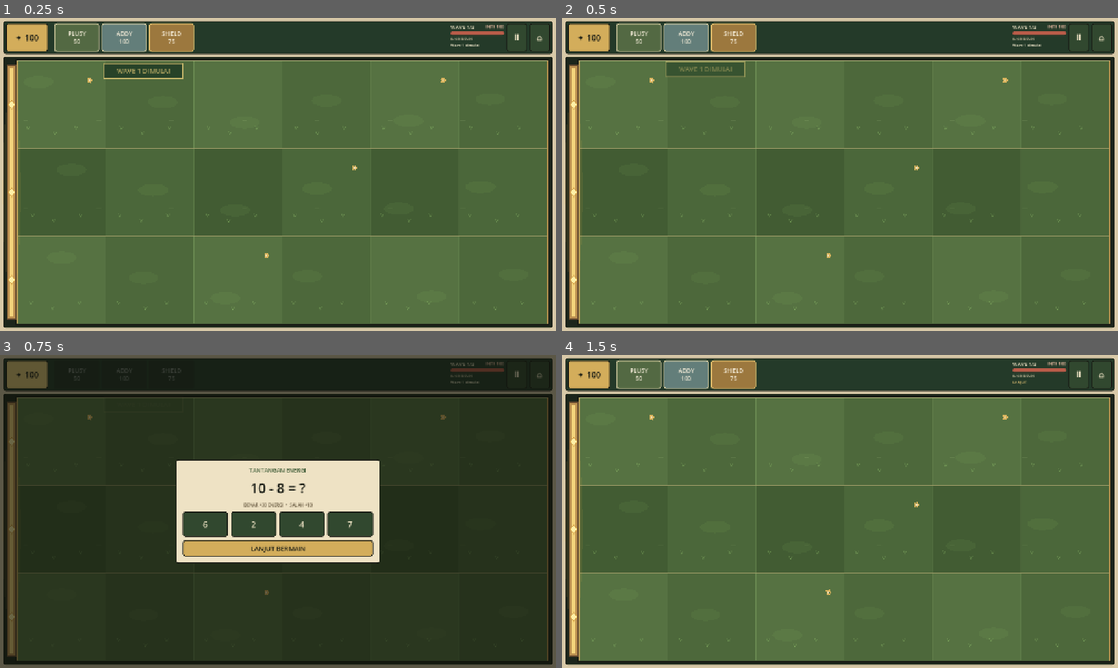
Above: before the commit, frames 1-4 (two rows, left to right).
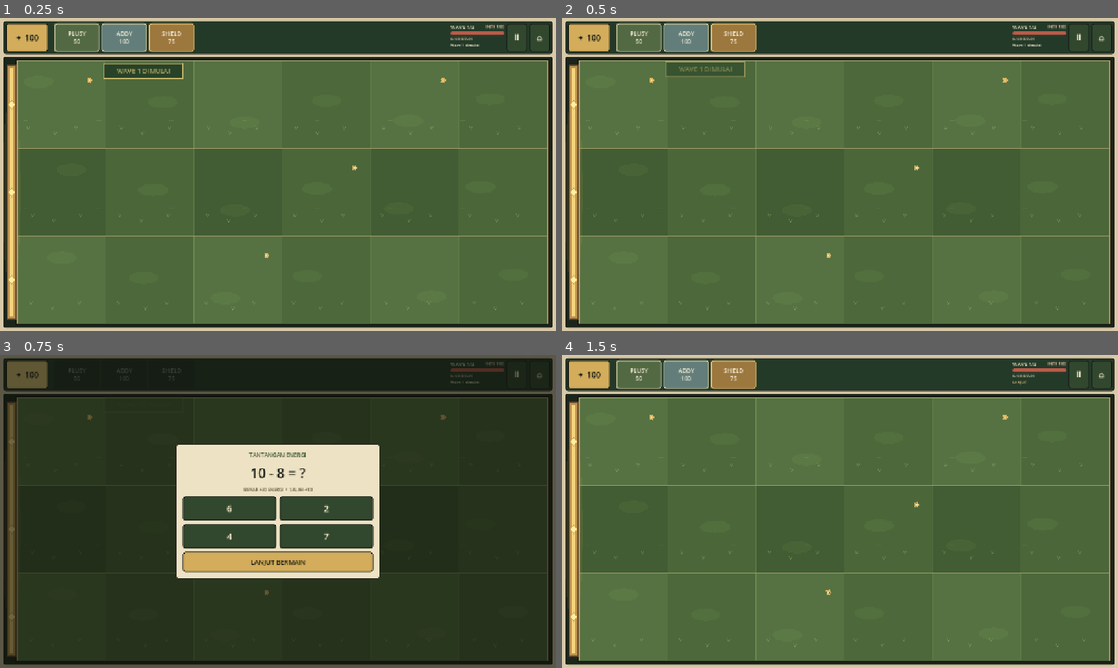
Above: after the commit, the same moments.

Repository: mukhlishulkhaniif/Pengantar-Game
Game: Godot game, scene res://scenes/battle.tscn
Same seed, same stepped clock (60 frames per second), same inputs: the game is played once before the commit and once after it. This scene is started directly instead of the project's main scene.
Inputs:
- Up to frame 1 (0.25 s): no input
- Up to frame 2 (0.5 s): no input
- Up to frame 3 (0.75 s): click "✦ 100" at 0.5 s
- Up to frame 4 (1.5 s): click "LANJUT BERMAIN" at 1.25 s

Frames 1-2 are identical in both runs. In frame 3, 9.0% of the frame differs, in the area x 31-69%, y 28-72%; in frame 4, nothing differs.

Commit message:
Perbaiki kenyamanan mobile Math-Adventure v0.9

Diff:
--- a/math-adventure/project.godot
+++ b/math-adventure/project.godot
@@ -1,5 +1,5 @@
 ; Engine configuration file.
-; Math-Adventure 0.8 - Godot 4.7.2
+; Math-Adventure 0.9 - Godot 4.7.2
 config_version=5
 
 [application]
@@ -7,7 +7,7 @@
 config/name="Math-Adventure"
 run/main_scene="res://scenes/main_menu.tscn"
 config/features=PackedStringArray("4.7", "GL Compatibility")
-config/description="Game edukasi matematika tower defense untuk perangkat mobile. Prototype 0.8 mobile UI refresh, on-demand math challenge, vintage art direction, and optional PNG sprite loading."
+config/description="Game edukasi matematika tower defense untuk perangkat mobile. Prototype 0.9 mobile usability pass: responsive panels, larger touch-friendly answer controls, and improved Android testing guidance. Art assets are intentionally deferred."
 
 [display]
 
--- a/math-adventure/scripts/presentation/battle.gd
+++ b/math-adventure/scripts/presentation/battle.gd
@@ -218,7 +218,7 @@
 	question_popup.add_child(popup_center)
 
 	var popup_panel := PanelContainer.new()
-	popup_panel.custom_minimum_size = Vector2(470, 0)
+	popup_panel.custom_minimum_size = Vector2(minf(470.0, maxf(320.0, get_viewport_rect().size.x - 32.0)), 0)
 	popup_panel.add_theme_stylebox_override("panel", _panel_style(Color("#eee2c4"), Color("#171a13"), 5, 16))
 	popup_center.add_child(popup_panel)
 
@@ -233,25 +233,29 @@
 	reward_hint_label = _make_label("BENAR +ENERGI  •  SALAH +10", 10, Color("#66583f"), HORIZONTAL_ALIGNMENT_CENTER)
 	popup_content.add_child(reward_hint_label)
 
-	var answer_row := HBoxContainer.new()
-	answer_row.add_theme_constant_override("separation", 7)
-	answer_row.alignment = BoxContainer.ALIGNMENT_CENTER
-	popup_content.add_child(answer_row)
+	# Dua kolom memberi target sentuh lebih besar pada layar HP.
+	var answer_grid := GridContainer.new()
+	answer_grid.columns = 2
+	answer_grid.add_theme_constant_override("h_separation", 8)
+	answer_grid.add_theme_constant_override("v_separation", 8)
+	answer_grid.size_flags_horizontal = Control.SIZE_EXPAND_FILL
+	popup_content.add_child(answer_grid)
 	for index in range(4):
-		var answer_button := _make_button("?", Vector2(84, 58), false)
+		var answer_button := _make_button("?", Vector2(136, 56), false)
 		answer_button.size_flags_horizontal = Control.SIZE_EXPAND_FILL
-		answer_button.add_theme_font_size_override("font_size", 20)
+		answer_button.add_theme_font_size_override("font_size", 21)
 		answer_button.pressed.connect(_on_answer_pressed.bind(index))
 		answer_buttons.append(answer_button)
-		answer_row.add_child(answer_button)
-
-	var close_button := _make_button("LANJUT BERMAIN", Vector2(0, 38), true)
+		answer_grid.add_child(answer_button)
+
+	var close_button := _make_button("LANJUT BERMAIN", Vector2(0, 46), true)
 	close_button.size_flags_horizontal = Control.SIZE_EXPAND_FILL
 	close_button.pressed.connect(_close_question_popup)
 	popup_content.add_child(close_button)
 
 func _input(event: InputEvent) -> void:
-	# Drag kartu bekerja dengan mouse saat pengembangan dan sentuhan di Android.
+	# Input mouse untuk editor PC dan input sentuh untuk target Android.
+	# Drag kartu dimulai dari kartu Guardian, lalu dilepas pada petak arena.
 	if event is InputEventMouseButton and event.button_index == MOUSE_BUTTON_LEFT:
 		if event.pressed:
 			_begin_drag_candidate(event.position)
@@ -716,7 +720,7 @@
 	center.set_anchors_and_offsets_preset(Control.PRESET_FULL_RECT)
 	overlay.add_child(center)
 	var panel := PanelContainer.new()
-	panel.custom_minimum_size = Vector2(540, 360)
+	panel.custom_minimum_size = Vector2(minf(540.0, maxf(320.0, get_viewport_rect().size.x - 32.0)), 0)
 	panel.add_theme_stylebox_override("panel", _panel_style(Color("#eee2c4"), Color("#171a13"), 5, 22))
 	center.add_child(panel)
 	var content := VBoxContainer.new()
@@ -734,7 +738,7 @@
 	stats.autowrap_mode = TextServer.AUTOWRAP_WORD_SMART
 	stats.custom_minimum_size = Vector2(0, 42)
 	content.add_child(stats)
-	var review_button := _make_button("LIHAT PEMBAHASAN SOAL", Vector2(0, 36), false)
+	var review_button := _make_button("LIHAT PEMBAHASAN SOAL", Vector2(0, 46), false)
 	review_button.size_flags_horizontal = Control.SIZE_EXPAND_FILL
 	content.add_child(review_button)
 	var review_label := _make_label(_build_review_text(), 12, Color("#4c4b38"), HORIZONTAL_ALIGNMENT_CENTER)
@@ -746,11 +750,11 @@
 		review_label.visible = not review_label.visible
 		review_button.text = "SEMBUNYIKAN PEMBAHASAN" if review_label.visible else "LIHAT PEMBAHASAN SOAL"
 	)
-	var replay := _make_button("MAIN LAGI", Vector2(0, 44), true)
+	var replay := _make_button("MAIN LAGI", Vector2(0, 48), true)
 	replay.size_flags_horizontal = Control.SIZE_EXPAND_FILL
 	replay.pressed.connect(func() -> void: get_tree().reload_current_scene())
 	content.add_child(replay)
-	var menu := _make_button("MENU UTAMA", Vector2(0, 40), false)
+	var menu := _make_button("MENU UTAMA", Vector2(0, 46), false)
 	menu.size_flags_horizontal = Control.SIZE_EXPAND_FILL
 	menu.pressed.connect(_return_to_menu)
 	content.add_child(menu)
--- a/math-adventure/scripts/presentation/main_menu.gd
+++ b/math-adventure/scripts/presentation/main_menu.gd
@@ -29,7 +29,7 @@
 	add_child(center)
 
 	var column := VBoxContainer.new()
-	column.custom_minimum_size = Vector2(560, 0)
+	column.custom_minimum_size = Vector2(minf(560.0, maxf(300.0, get_viewport_rect().size.x - 36.0)), 0)
 	column.size_flags_horizontal = Control.SIZE_SHRINK_CENTER
 	column.add_theme_constant_override("separation", 10)
 	center.add_child(column)
@@ -89,7 +89,7 @@
 	help_overlay.add_child(center)
 
 	var panel := PanelContainer.new()
-	panel.custom_minimum_size = Vector2(520, 0)
+	panel.custom_minimum_size = Vector2(minf(520.0, maxf(300.0, get_viewport_rect().size.x - 36.0)), 0)
 	panel.add_theme_stylebox_override("panel", _panel_style(Color("#eee2c4"), Color("#171a13"), 5, 24))
 	center.add_child(panel)
 
Not shown, changed: math-adventure/README.md
Not shown, added: math-adventure/docs/CHANGELOG_MVP_0.9_MOBILE_USABILITY.md
